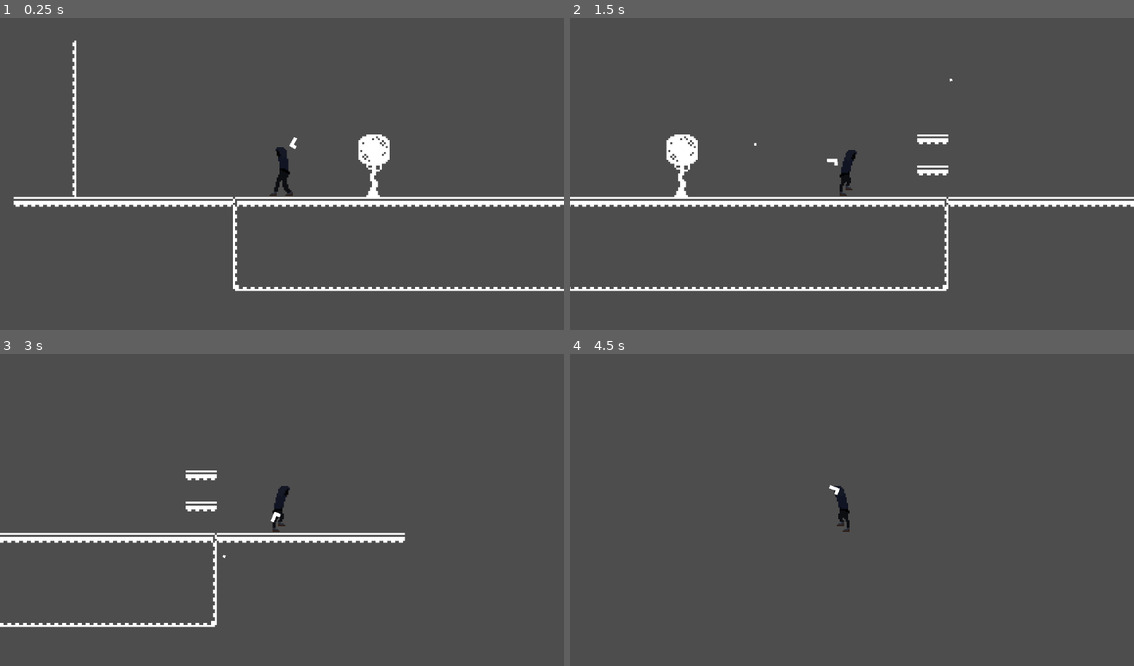
Above: before the commit, frames 1-4 (two rows, left to right).
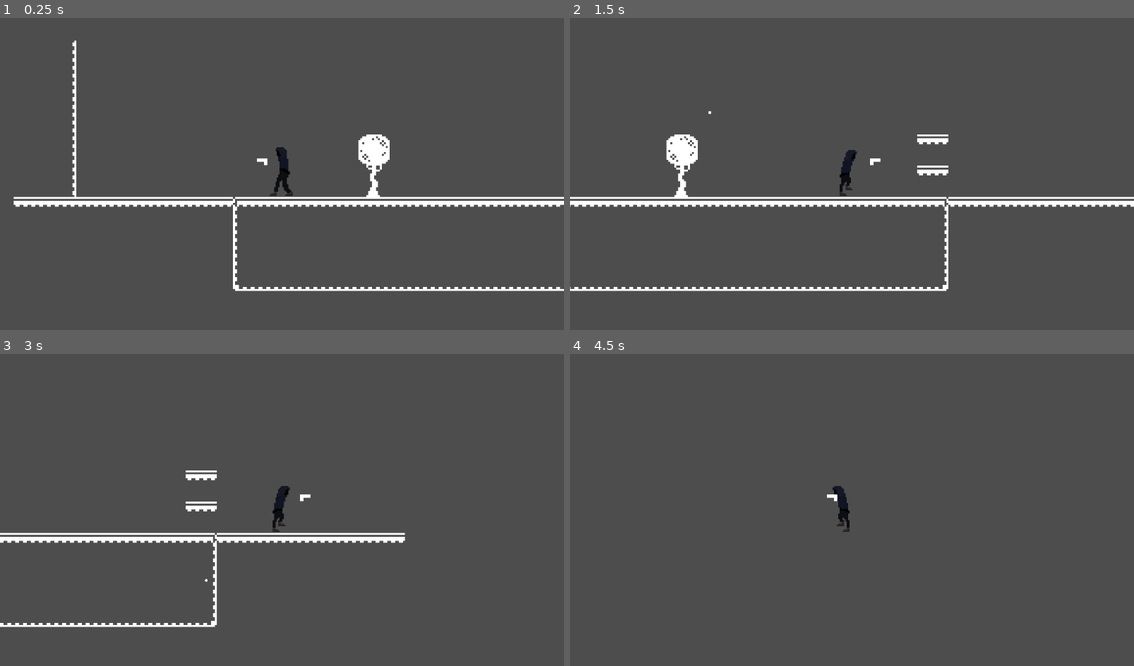
Above: after the commit, the same moments.

Repository: CarsonDecker24/2D-Platformer
Game: Godot game, scene res://level_1.tscn
Two runs of this game, one before a commit and one after it. Both use one fixed random seed, a clock stepped at 60 frames per second and the inputs below.
Inputs (mouse positions are in pixels of both pictures, inside the frame that each line leads up to):
- Up to frame 1 (0.25 s): no input
- Up to frame 2 (1.5 s): tap Enter at 0.5 s; move the mouse to (976, 155) at 0.52 s; press the mouse at (976, 155) at 0.53 s; hold D (move_right) from 0.53 s (still down); tap W (jump) at 0.77 s; move the mouse to (739, 186) at 1.27 s; release the mouse at (739, 186) at 1.28 s; click (739, 186) at 1.35 s
- Up to frame 3 (3 s): tap W (jump) at 1.52 s; move the mouse to (338, 438) at 2.02 s; release D (move_right) at 2.03 s; press the mouse at (338, 438) at 2.03 s; hold A (move_left) 2.03-2.78 s; tap Shift (shift) at 2.1 s; move the mouse to (253, 572) at 2.77 s; release the mouse at (253, 572) at 2.78 s; hold D (move_right) from 2.78 s (still down); click (253, 572) at 2.85 s
- Up to frame 4 (4.5 s): tap W (jump) at 3.02, 3.77 s; move the mouse to (1021, 553) at 3.52 s; press the mouse at (1021, 553) at 3.53 s; move the mouse to (682, 460) at 4.27 s; release D (move_right) at 4.28 s; release the mouse at (682, 460) at 4.28 s; hold A (move_left) from 4.28 s (still down); tap Shift (shift) at 4.35 s

The runs differ from the first frame. In frame 1, less than 0.1% of the frame differs, in the area x 45-53%, y 38-48%; in frame 2, less than 0.1%, in the area x 24-68%, y 19-48%; in frame 3, less than 0.1%; in frame 4, less than 0.1%.
Error before the commit: Invalid access to property or key 'velocity' on a base object of type 'Node2D (level_1.gd)'. (res://Player.gd:93)
Error after the commit: Invalid access to property or key 'velocity' on a base object of type 'Node2D (level_1.gd)'. (res://Player.gd:109)

Commit message:
aiming revamp

Diff:
--- a/Player.gd
+++ b/Player.gd
@@ -14,10 +14,12 @@
 var mousepoint
 var aim_vector
 var wall_sliding = false
-var facing = 1
+var facing = -1
 var max_fall_speed = -1
-var acceleration = 0
 var activemovespeed = 0
+var aiming = false
+var aim_timer = 0
+
 # Get the gravity from the project settings to be synced with RigidBody nodes.
 var gravity = ProjectSettings.get_setting("physics/2d/default_gravity")
 
@@ -30,10 +32,24 @@
 	# Get the input direction and handle the movement/deceleration.
 	direction = Input.get_axis("move_left", "move_right")
 
+	#Variable for which direction the player is facing
+	if direction != 0:
+		facing = direction
+
+	#Aim functions
 	_aim()
 
-	if Input.is_action_just_pressed("left_click"):
+	if Input.is_action_pressed("left_click"):
+		aim_timer += delta
+		print(aim_timer)
+		if aim_timer > .1:
+			aiming = true
+
+	#Shoot function
+	if Input.is_action_just_released("left_click"):
 		_shoot()
+		aiming = false
+		aim_timer = 0
 
 func _physics_process(delta):
 	#Lateral Movement
@@ -91,6 +107,7 @@
 
 	#CREATE VARIABLE HEIGHT JUMP
 	print(get_parent().velocity.y)
+
 func _wallslide(delta):
 	#Apply wall slide physics
 	velocity.y += 1000 * delta
@@ -103,16 +120,32 @@
 	velocity.x = -direction*SPEED/2
 
 func _aim():
-	#Aim toward mouse position
-	pivot.rotation = get_angle_to(get_global_mouse_position())
+	#If holding shoot, start aiming toward the mouse
+	if aiming:
+		#Aim toward mouse position
+		pivot.rotation = get_angle_to(get_global_mouse_position())
 
-	#Flip sprite to always be facing upward
-	if (pivot.rotation_degrees > 90 or pivot.rotation_degrees < -90) and not weapon_flipped:
-		weapon_sprite.scale.y *= -1
-		weapon_flipped = true
-	elif not (pivot.rotation_degrees > 90 or pivot.rotation_degrees < -90) and weapon_flipped:
-		weapon_sprite.scale.y *= -1
-		weapon_flipped = false
+		#Flip sprite to always be facing upward
+		if (pivot.rotation_degrees > 90 or pivot.rotation_degrees < -90) and not weapon_flipped:
+			weapon_sprite.scale.y *= -1
+			weapon_flipped = true
+		elif not (pivot.rotation_degrees > 90 or pivot.rotation_degrees < -90) and weapon_flipped:
+			weapon_sprite.scale.y *= -1
+			weapon_flipped = false
+	else:
+		#if not aiming, just point straight in the direction
+		if facing == 1 and weapon_flipped:
+			pivot.rotation_degrees = 0
+			weapon_sprite.scale.y *= -1
+			weapon_flipped = false
+		elif facing == -1 and not weapon_flipped:
+			pivot.rotation_degrees = 180
+			weapon_sprite.scale.y *= -1
+			weapon_flipped = true
+		elif facing == 1:
+			pivot.rotation_degrees = 0
+		elif facing == -1:
+			pivot.rotation_degrees = 180
 
 func _shoot():
 	#Creates an instance of the bullet scene, sets inital rotation, and sets velocity to shoot at mouse
Not shown, added: pla514F.tmp
